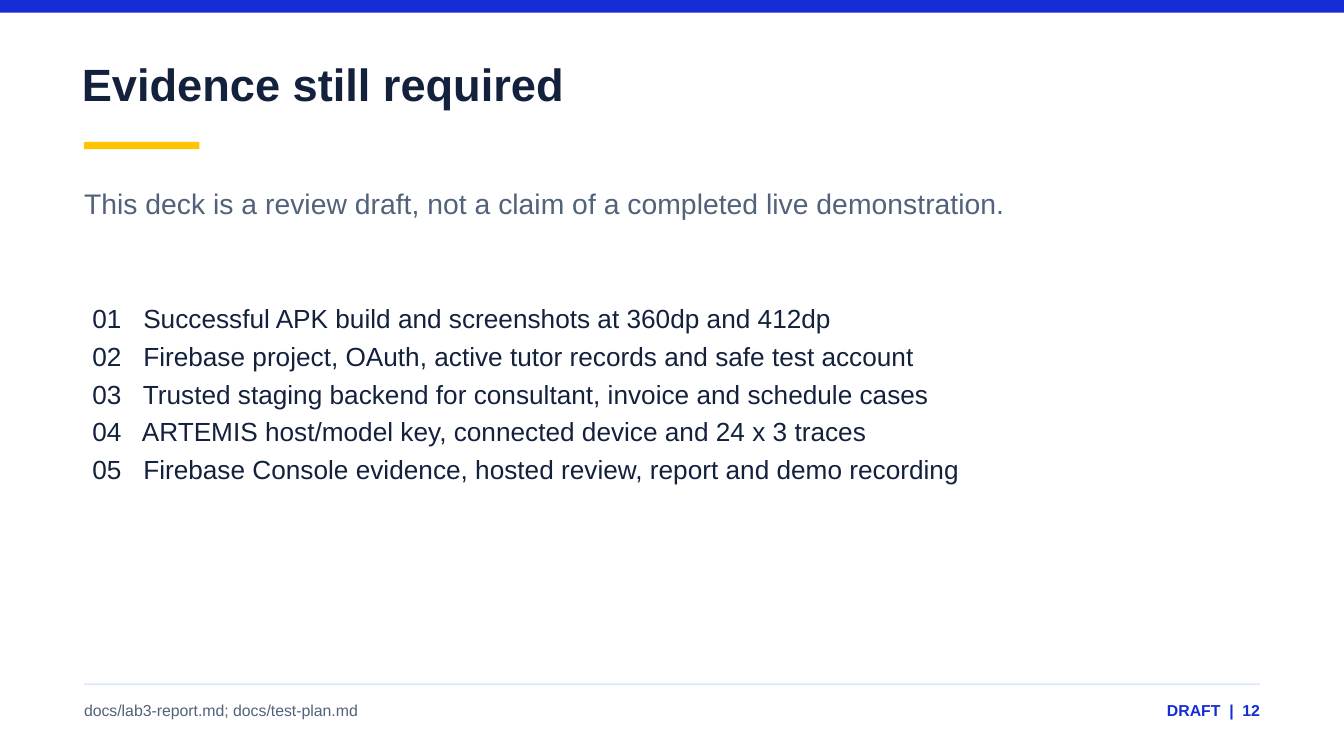
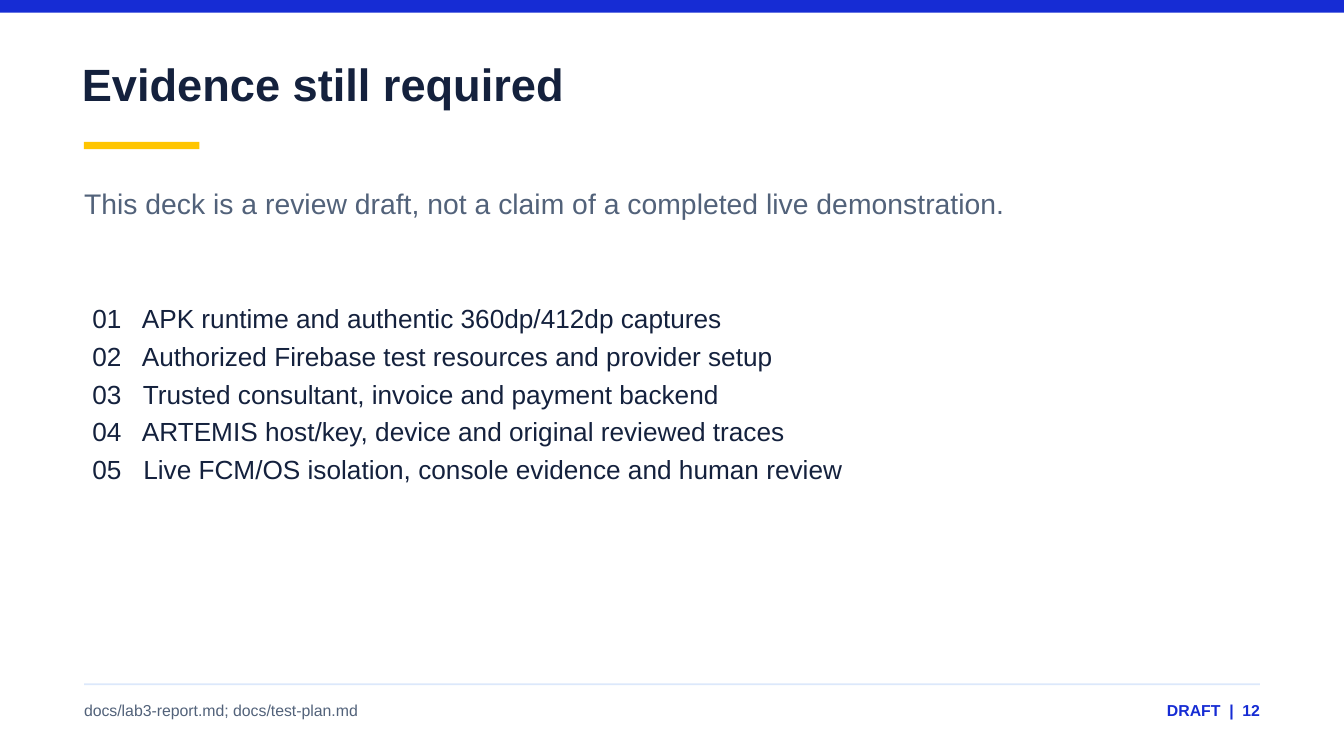
Before and after one commit to YukikoKaori/beewise-lab2, a slide deck: slide 12 of output/presentations/BeeWise-Lab3-Review-DRAFT.pptx. Drawn at 1344x756 pixels with LibreOffice and Linux fonts; fonts in the diff are those of the drawing. Boxes give left, top, right and bottom in pixels: in the first picture for what was removed or moved away, otherwise in the second. Text is boxed around its words. In the diff, an @@ line names an element or a change of style, - is before the commit and + after.

Commit message:
docs(lab3): refresh draft reports and evidence-based integration gates

```diff
--- a/output/presentations/BeeWise-Lab3-Review-DRAFT.pptx
+++ b/output/presentations/BeeWise-Lab3-Review-DRAFT.pptx
@@ text at (92,309,842,483): text changed @@
-01 Successful APK build and screenshots at 360dp and 412dp
-02 Firebase project, OAuth, active tutor records and safe test account
-03 Trusted staging backend for consultant, invoice and schedule cases
-04 ARTEMIS host/model key, connected device and 24 x 3 traces
-05 Firebase Console evidence, hosted review, report and demo recording
+01 APK runtime and authentic 360dp/412dp captures
+02 Authorized Firebase test resources and provider setup
+03 Trusted consultant, invoice and payment backend
+04 ARTEMIS host/key, device and original reviewed traces
+05 Live FCM/OS isolation, console evidence and human review
```
Also in this commit, not shown: 7 other slides changed, 12 other files.
